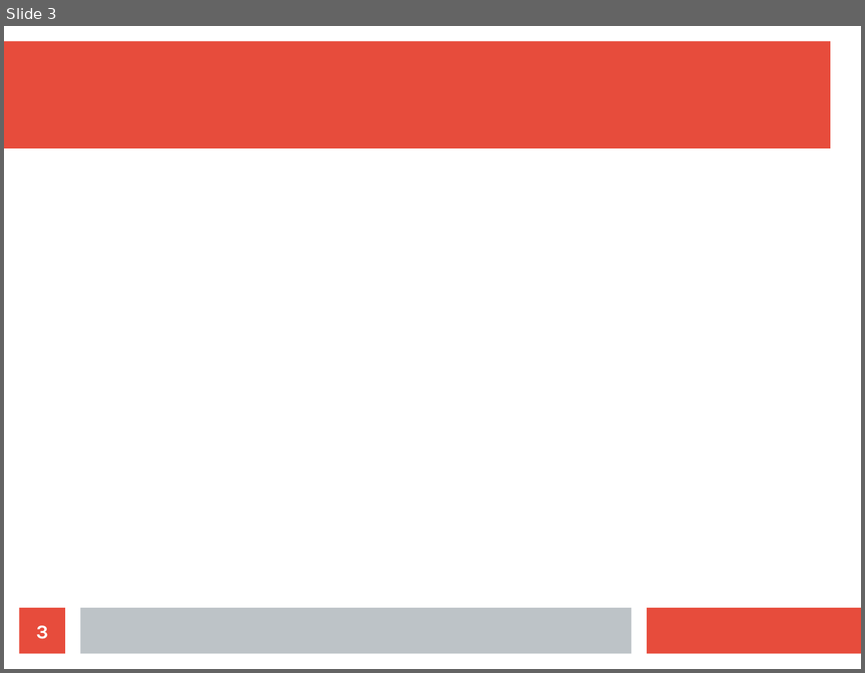
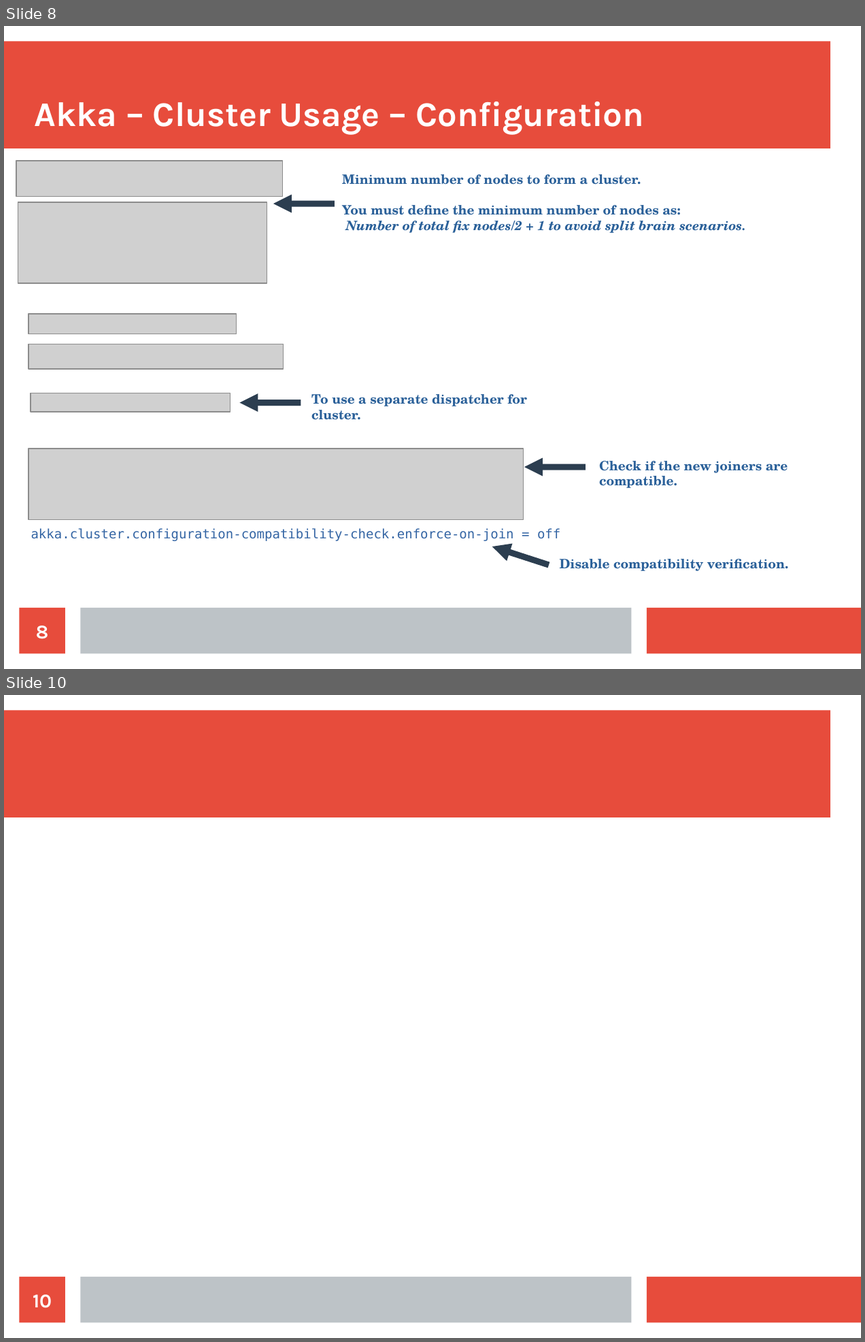
Before and after one commit to bytemania/akka-java-cluster, a slide deck: src/main/resources/res/presentation.odp. Shown one above the other, each under a label of ours: slide 3 before the commit, slides 8 and 10 after it; the slides between them are not shown. The pictures are 865x673 and 865x1342 pixels, drawn with LibreOffice and Linux fonts; fonts in the diff are those of the drawing; grey boxes stand for pictures. Boxes give left, top, right and bottom in pixels: in the first picture for what was removed or moved away, otherwise in the second. Text is boxed around its words. In the diff, an @@ line names an element or a change of style, - is before the commit and + after.

Commit message:
presentation update

```diff
--- a/src/main/resources/res/presentation.odp
+++ b/src/main/resources/res/presentation.odp
@@ slide 8 added at box(4, 26, 861, 669), background #FFFFFF; not listed: 3 template elements that a slide beside it also shows @@
@@ title added at box(35, 101, 644, 134), 32 pt, text #FFFFFF, bold @@
+Akka – Cluster Usage – Configuration
@@ picture added at box(16, 161, 283, 196) @@
@@ text added at box(342, 174, 746, 233), 12 pt, text #2A6099, bold @@
+Minimum number of nodes to form a cluster.
+You must define the minimum number of nodes as:
+Number of total fix nodes/2 + 1 to avoid split brain scenarios.
@@ picture added at box(18, 203, 268, 283) @@
@@ arrow added from (334, 203) to (273, 203), #2C3E50 5.67 pt @@
@@ picture added at box(28, 314, 237, 334) @@
@@ picture added at box(28, 344, 283, 369) @@
@@ picture added at box(31, 393, 230, 412) @@
@@ arrow added from (301, 402) to (239, 402), #2C3E50 5.67 pt @@
@@ text added at box(311, 394, 527, 420), 12 pt, text #2A6099, bold @@
+To use a separate dispatcher for cluster.
@@ picture added at box(28, 448, 523, 520) @@
@@ arrow added from (585, 467) to (524, 467), #2C3E50 5.67 pt @@
@@ text added at box(599, 461, 787, 488), 12 pt, text #2A6099, bold @@
+Check if the new joiners are compatible.
@@ text added at box(31, 528, 560, 541), 12 pt, text #3465A4 @@
+akka.cluster.configuration-compatibility-check.enforce-on-join = off
@@ arrow added from (549, 565) to (492, 546), #2C3E50 5.67 pt @@
@@ text added at box(560, 558, 789, 571), 12 pt, text #2A6099, bold @@
+Disable compatibility verification.
@@ page number added at box(20, 607, 65, 654), fill #E74C3C, 18 pt, text #FFFFFF, bold @@
+8
@@ what was slide 3 is now slide 10 @@
@@ page number at box(33, 1294, 52, 1308): text changed @@
-3
+10
```
Also in this commit, not shown: 8 other slides added, 1 slide removed, 2 other files.
